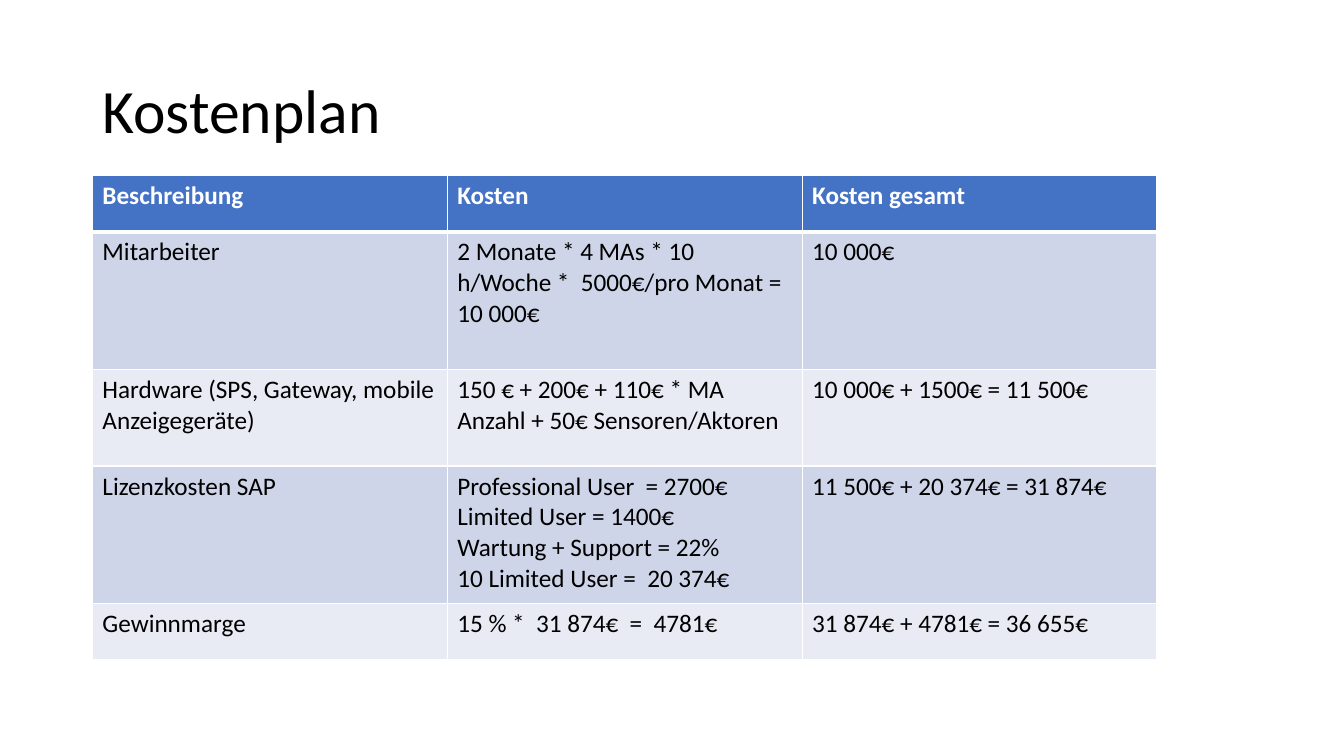
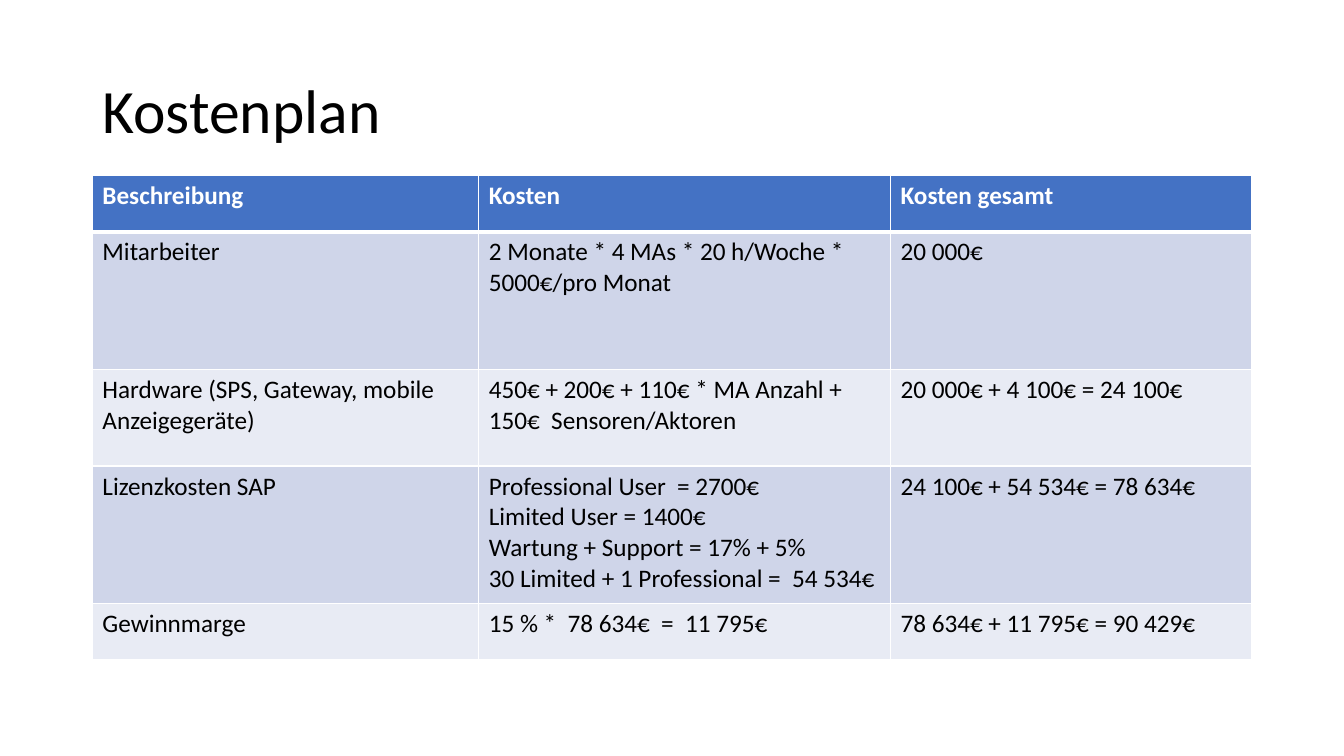
Before and after one commit to albae3333/DigitaleFabrik, a slide deck: slide 11 of Präsentation/Präsentation_Entwurf.pptx. Drawn at 1344x756 pixels with LibreOffice and Linux fonts; fonts in the diff are those of the drawing. Boxes give left, top, right and bottom in pixels: in the first picture for what was removed or moved away, otherwise in the second. Text is boxed around its words. In the diff, an @@ line names an element or a change of style, - is before the commit and + after.

```diff
--- a/Präsentation/Präsentation_Entwurf.pptx
+++ b/Präsentation/Präsentation_Entwurf.pptx
@@ table at <box>93,175,1252,659</box> @@
-row 2, column 2: 2 Monate * 4 MAs * 10 h/Woche * 5000€/pro Monat = 10 000€
+row 2, column 2: 2 Monate * 4 MAs * 20 h/Woche * 5000€/pro Monat
-row 2, column 3: 10 000€
+row 2, column 3: 20 000€
-row 3, column 2: 150 € + 200€ + 110€ * MA Anzahl + 50€ Sensoren/Aktoren
+row 3, column 2: 450€ + 200€ + 110€ * MA Anzahl + 150€ Sensoren/Aktoren
-row 3, column 3: 10 000€ + 1500€ = 11 500€
+row 3, column 3: 20 000€ + 4 100€ = 24 100€
-row 4, column 2: Professional User = 2700€ / Limited User = 1400€ / Wartung + Support = 22% / 10 Limited User = 20 374€
+row 4, column 2: Professional User = 2700€ / Limited User = 1400€ / Wartung + Support = 17% + 5% / 30 Limited + 1 Professional = 54 534€
-row 4, column 3: 11 500€ + 20 374€ = 31 874€
+row 4, column 3: 24 100€ + 54 534€ = 78 634€
-row 5, column 2: 15 % * 31 874€ = 4781€
+row 5, column 2: 15 % * 78 634€ = 11 795€
-row 5, column 3: 31 874€ + 4781€ = 36 655€
+row 5, column 3: 78 634€ + 11 795€ = 90 429€
@@ table: place and size @@
-table at <box>93,175,1157,659</box>
+table at <box>93,175,1252,659</box>
```
Also in this commit, not shown: 2 other slides changed.
